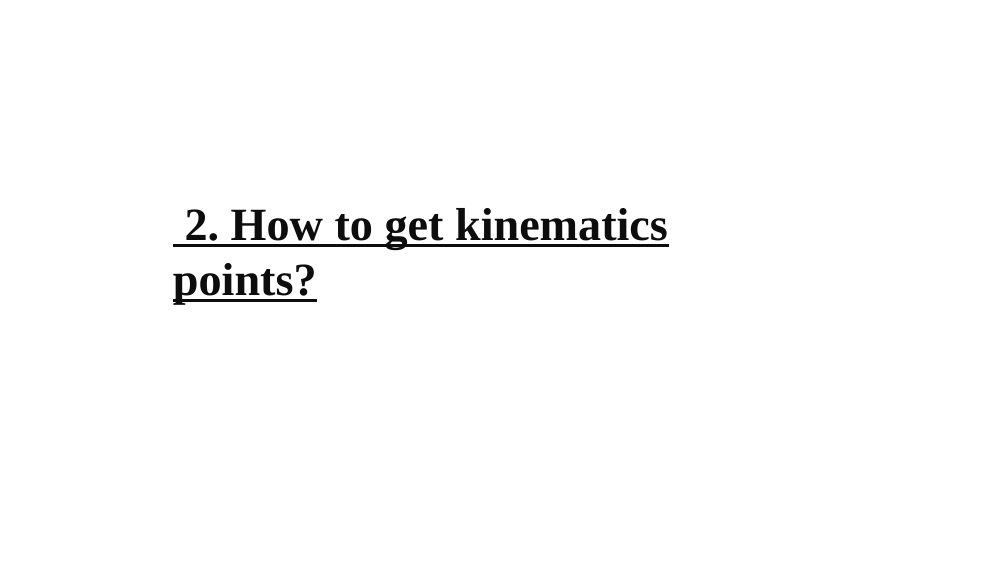
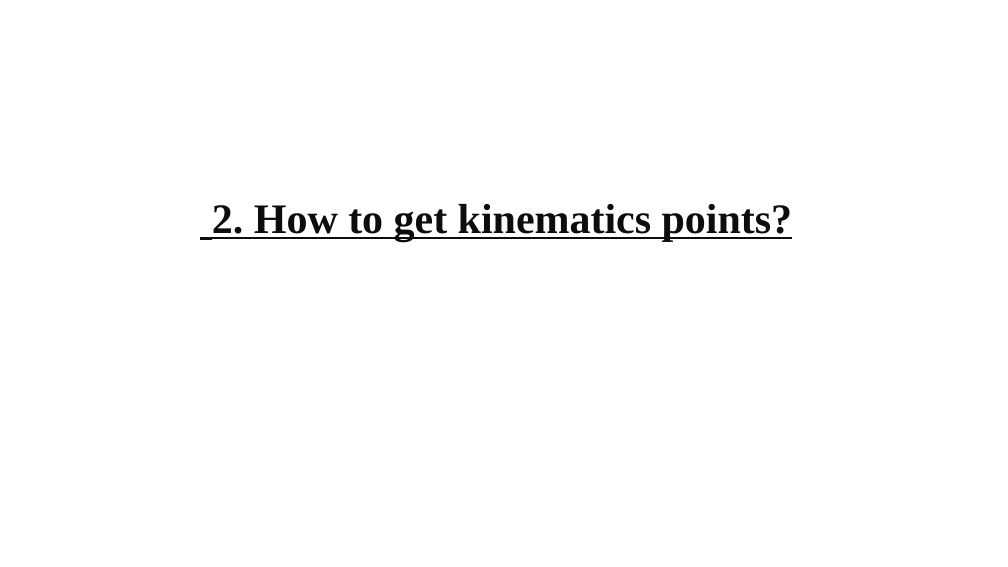
Before and after one commit to gfh16/StudyNotes, a slide deck: slide 21 of 2018Oct-Tutorial_HiRACsICalibrations.pptx. Drawn at 1008x567 pixels with LibreOffice and Linux fonts; fonts in the diff are those of the drawing. Boxes give left, top, right and bottom in pixels: in the first picture for what was removed or moved away, otherwise in the second. Text is boxed around its words. In the diff, an @@ line names an element or a change of style, - is before the commit and + after.

```diff
--- a/2018Oct-Tutorial_HiRACsICalibrations.pptx
+++ b/2018Oct-Tutorial_HiRACsICalibrations.pptx
@@ text "2. How to get kinematics ...": place and size @@
-text "2. How to get kinematics ..." at <box>173,208,668,305</box>
+text "2. How to get kinematics ..." at <box>212,204,793,241</box>
@@ text "2. How to get kinematics ..." at <box>212,204,793,241</box>: size 44 to 40 pt @@
```
Also in this commit, not shown: 3 other slides changed, 1 slide removed, 2 other files.
